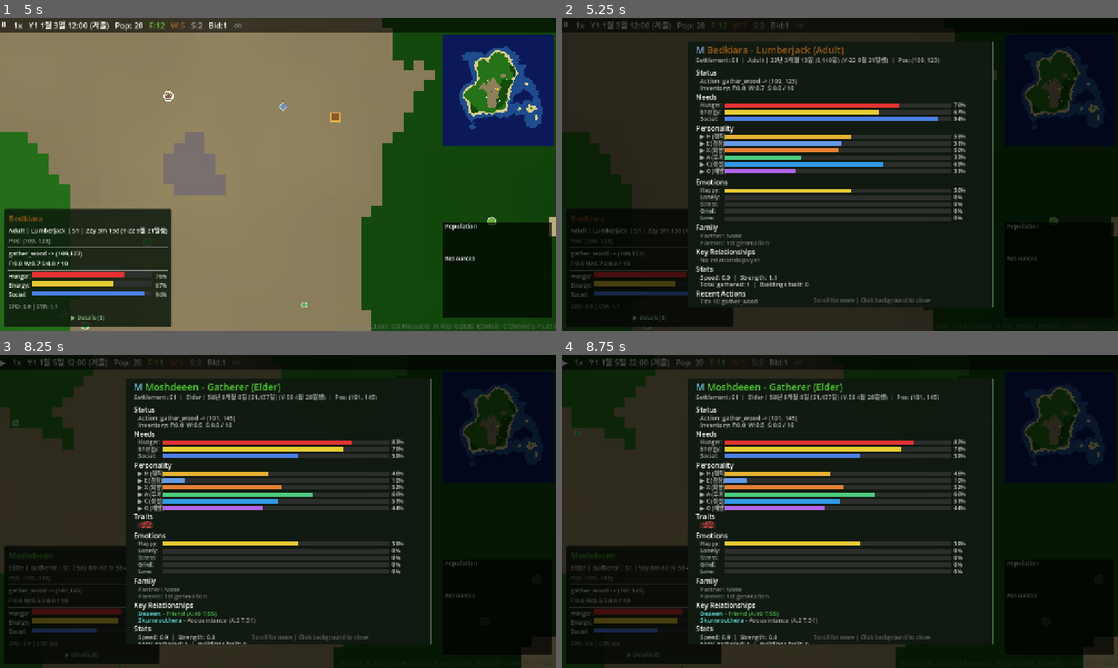
Above: before the commit, frames 1-4 (two rows, left to right).
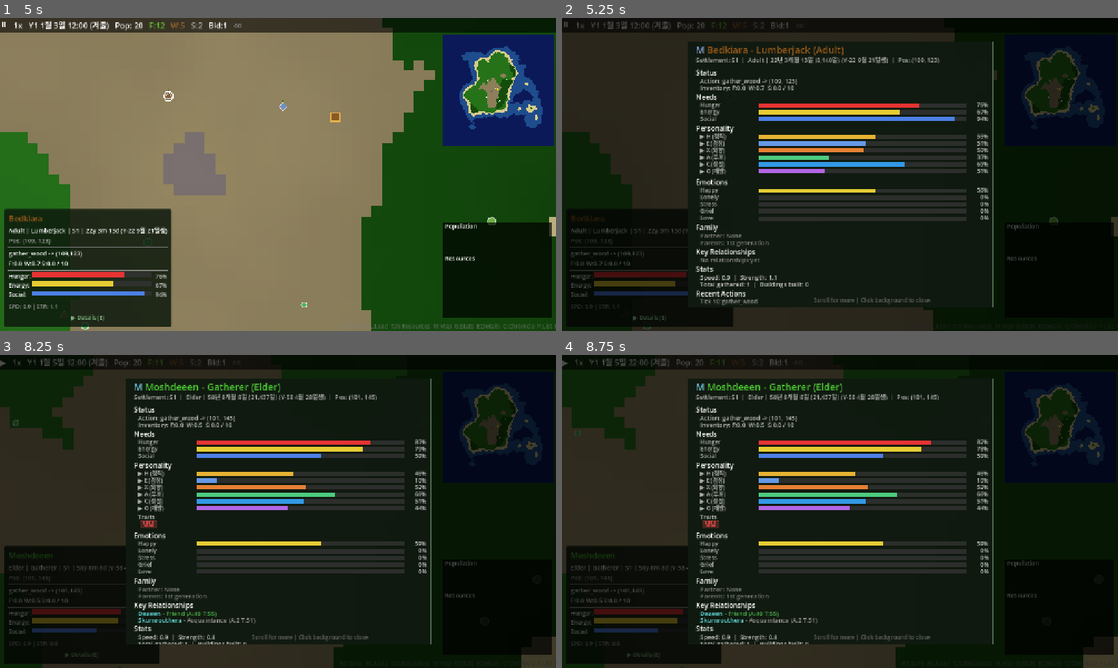
Above: after the commit, the same moments.

Repository: hyunlord/new-world
Game: Godot game, scene res://scenes/main/main.tscn
Two runs of this game, one before a commit and one after it. Both use one fixed random seed, a clock stepped at 60 frames per second and the inputs below.
Inputs (mouse positions are in pixels of both pictures, inside the frame that each line leads up to):
- Up to frame 1 (5 s): tap Enter at 0.5, 3.5 s; drag from (494, 89) to (333, 105) at 0.52 s; drag from (494, 271) to (250, 237) at 1.27 s; tap Space at 2, 3.77 s; move the mouse to (278, 174) at 2.02 s; hold D 2.03-2.75 s; tap Tab at 2.1 s; click (278, 174) at 2.17 s; drag from (250, 237) to (111, 127) at 2.77 s; move the mouse to (444, 221) at 3.52 s; hold A 3.53-4.25 s; tap G at 3.6 s; drag from (111, 127) to (194, 96) at 4.27 s
- Up to frame 2 (5.25 s): click "▶ Details (E)" at 5 s
- Up to frame 3 (8.25 s): tap Space at 5.75, 7.52 s; move the mouse to (278, 511) at 5.77 s; hold S 5.78-6.5 s; tap N at 5.85 s; click (278, 511) at 5.92 s; drag from (194, 433) to (166, 527) at 6.52 s; move the mouse to (400, 495) at 7.27 s; hold W 7.28-8 s; tap P at 7.35 s; drag from (278, 511) to (250, 574) at 8.02 s
- Up to frame 4 (8.75 s): no input

Frame 1 is identical in both runs. In frame 2, 2.5% of the frame differs, in the area x 27-77%, y 26-65%; in frame 3, 2.7%; in frame 4, 2.7%, in the area x 24-77%, y 26-70%.

Commit message:
fix: detail panel bar layout + trait badges + compatibility (T-2015)
- Rewrite _draw_bar() with fixed 130px label / expand bar / 45px percent
- Improve trait badge rendering (larger, colored, better spacing)
- Add personality compatibility % to partner display in Family section

Co-Authored-By: Claude Sonnet 4.5 <noreply@anthropic.com>

Diff:
--- a/scripts/ui/entity_detail_panel.gd
+++ b/scripts/ui/entity_detail_panel.gd
@@ -3,6 +3,7 @@
 
 const GameCalendarScript = preload("res://scripts/core/game_calendar.gd")
 const TraitSystem = preload("res://scripts/systems/trait_system.gd")
+const PersonalitySystem = preload("res://scripts/core/personality_system.gd")
 
 var _entity_manager: RefCounted
 var _building_manager: RefCounted
@@ -142,7 +143,7 @@
 	var font: Font = ThemeDB.fallback_font
 	var cx: float = 20.0
 	var cy: float = 28.0 - _scroll_offset
-	var bar_w: float = panel_w - 80.0
+	var bar_w: float = panel_w - 40.0
 
 	var job_colors: Dictionary = {
 		"none": Color(0.6, 0.6, 0.6), "gatherer": Color(0.3, 0.8, 0.2),
@@ -236,29 +237,36 @@
 			var fkeys: Array = pd.FACET_KEYS[axis_id]
 			for fk in fkeys:
 				var fval: float = pd.facets.get(fk, 0.5)
-				var fname: String = fk.substr(fk.find("_") + 1).replace("_", " ").capitalize()
+				var fname: String = "    " + fk.substr(fk.find("_") + 1).replace("_", " ").capitalize()
 				var dim_color: Color = Color(color.r * FACET_COLOR_DIM, color.g * FACET_COLOR_DIM, color.b * FACET_COLOR_DIM)
 				cy = _draw_bar(font, cx + 25, cy, bar_w - 15, fname, fval, dim_color)
 	cy += 4.0
 
 	# ── Traits ──
 	if pd.active_traits.size() > 0:
-		cy = _draw_section_header(font, cx, cy, "Traits")
-		var trait_x: float = cx + 10
+		var trait_label: String = "Traits"
+		draw_string(font, Vector2(cx + 10, cy + 12), trait_label, HORIZONTAL_ALIGNMENT_LEFT, -1, GameConfig.get_font_size("popup_body"), Color(0.8, 0.8, 0.8))
+		cy += 16.0
+		var trait_x: float = cx + 15
 		for trait_id in pd.active_traits:
 			var tdef: Dictionary = TraitSystem.get_trait_definition(trait_id)
 			var tname: String = tdef.get("name_kr", trait_id)
 			var sentiment: String = tdef.get("sentiment", "neutral")
 			var tcolor: Color = TRAIT_COLORS.get(sentiment, Color.GRAY)
 			var text_w: float = font.get_string_size(tname, HORIZONTAL_ALIGNMENT_LEFT, -1, GameConfig.get_font_size("popup_body")).x
+			# Wrap to next line if too wide
 			if trait_x + text_w + 16 > size.x - 20:
-				cy += 16.0
-				trait_x = cx + 10
-			draw_rect(Rect2(trait_x, cy + 1, text_w + 10, 14), Color(tcolor.r, tcolor.g, tcolor.b, 0.2))
-			draw_rect(Rect2(trait_x, cy + 1, text_w + 10, 14), tcolor, false, 1.0)
-			draw_string(font, Vector2(trait_x + 5, cy + 12), tname, HORIZONTAL_ALIGNMENT_LEFT, -1, GameConfig.get_font_size("popup_body"), tcolor)
-			trait_x += text_w + 16
-		cy += 20.0
+				cy += 18.0
+				trait_x = cx + 15
+			# Badge background (rounded feel with semi-transparent fill)
+			var badge_rect := Rect2(trait_x, cy, text_w + 12, 16)
+			draw_rect(badge_rect, Color(tcolor.r, tcolor.g, tcolor.b, 0.25))
+			# Badge border
+			draw_rect(badge_rect, Color(tcolor.r, tcolor.g, tcolor.b, 0.6), false, 1.0)
+			# Badge text
+			draw_string(font, Vector2(trait_x + 6, cy + 12), tname, HORIZONTAL_ALIGNMENT_LEFT, -1, GameConfig.get_font_size("popup_body"), tcolor)
+			trait_x += text_w + 18
+		cy += 22.0
 	cy += 6.0
 
 	# ── Emotions ──
@@ -297,8 +305,14 @@
 		var name_pos := Vector2(cx + 10 + prefix_w, cy + 12)
 		draw_string(font, name_pos, partner_name, HORIZONTAL_ALIGNMENT_LEFT, -1, GameConfig.get_font_size("popup_body"), Color(0.4, 0.9, 0.9))
 		_register_click_region(name_pos, partner_name, entity.partner_id, font, GameConfig.get_font_size("popup_body"))
-		var suffix: String = " (Love: %d%%)" % love_pct
 		var name_w: float = font.get_string_size(partner_name, HORIZONTAL_ALIGNMENT_LEFT, -1, GameConfig.get_font_size("popup_body")).x
+		# Love + Compatibility suffix
+		var suffix: String = " (Love: %d%%" % love_pct
+		if entity.personality != null and partner_alive and partner != null and partner.personality != null:
+			var compat: float = PersonalitySystem.personality_compatibility(entity.personality, partner.personality)
+			var compat_pct: int = int((compat + 1.0) / 2.0 * 100)
+			suffix += ", Compat: %d%%" % compat_pct
+		suffix += ")"
 		draw_string(font, Vector2(cx + 10 + prefix_w + name_w, cy + 12), suffix, HORIZONTAL_ALIGNMENT_LEFT, -1, GameConfig.get_font_size("popup_body"), Color(0.9, 0.5, 0.6))
 		cy += 16.0
 	else:
@@ -442,13 +456,20 @@
 
 
 func _draw_bar(font: Font, x: float, y: float, w: float, label: String, value: float, color: Color) -> float:
-	draw_string(font, Vector2(x, y + 11), label + ":", HORIZONTAL_ALIGNMENT_LEFT, -1, GameConfig.get_font_size("bar_label"), Color(0.7, 0.7, 0.7))
-	var bar_x: float = x + 55.0
-	var bar_w: float = w - 100.0
+	var label_w: float = 130.0
+	var pct_w: float = 45.0
+	var bar_gap: float = 4.0
 	var bar_h: float = 10.0
+
+	draw_string(font, Vector2(x, y + 11), label, HORIZONTAL_ALIGNMENT_LEFT, int(label_w), GameConfig.get_font_size("bar_label"), Color(0.7, 0.7, 0.7))
+
+	var bar_x: float = x + label_w + bar_gap
+	var bar_w: float = maxf(w - label_w - pct_w - bar_gap * 2, 20.0)
 	draw_rect(Rect2(bar_x, y + 2, bar_w, bar_h), Color(0.2, 0.2, 0.2, 0.8))
 	draw_rect(Rect2(bar_x, y + 2, bar_w * clampf(value, 0.0, 1.0), bar_h), color)
-	draw_string(font, Vector2(bar_x + bar_w + 5, y + 11), "%d%%" % int(value * 100), HORIZONTAL_ALIGNMENT_LEFT, -1, GameConfig.get_font_size("bar_label"), Color(0.8, 0.8, 0.8))
+
+	var pct_x: float = bar_x + bar_w + bar_gap
+	draw_string(font, Vector2(pct_x, y + 11), "%d%%" % int(value * 100), HORIZONTAL_ALIGNMENT_RIGHT, int(pct_w), GameConfig.get_font_size("bar_label"), Color(0.8, 0.8, 0.8))
 	return y + 16.0
 
 
@@ -657,7 +678,7 @@
 		"H": "H (정직)", "E": "E (감정)", "X": "X (외향)",
 		"A": "A (우호)", "C": "C (성실)", "O": "O (개방)",
 	}
-	var bar_w: float = panel_w - 80.0
+	var bar_w: float = panel_w - 40.0
 
 	for axis_id in pd.AXIS_IDS:
 		var axis_val: float = pd.axes.get(axis_id, 0.5)
@@ -679,29 +700,36 @@
 			var fkeys: Array = pd.FACET_KEYS[axis_id]
 			for fk in fkeys:
 				var fval: float = pd.facets.get(fk, 0.5)
-				var fname: String = fk.substr(fk.find("_") + 1).replace("_", " ").capitalize()
+				var fname: String = "    " + fk.substr(fk.find("_") + 1).replace("_", " ").capitalize()
 				var dim_color: Color = Color(color.r * FACET_COLOR_DIM, color.g * FACET_COLOR_DIM, color.b * FACET_COLOR_DIM)
 				cy = _draw_bar(font, cx + 25, cy, bar_w - 15, fname, fval, dim_color)
 	cy += 4.0
 
-	# Traits
+	# ── Traits ──
 	if pd.active_traits.size() > 0:
-		cy = _draw_section_header(font, cx, cy, "Traits")
-		var trait_x: float = cx + 10
+		var trait_label: String = "Traits"
+		draw_string(font, Vector2(cx + 10, cy + 12), trait_label, HORIZONTAL_ALIGNMENT_LEFT, -1, GameConfig.get_font_size("popup_body"), Color(0.8, 0.8, 0.8))
+		cy += 16.0
+		var trait_x: float = cx + 15
 		for trait_id in pd.active_traits:
 			var tdef: Dictionary = TraitSystem.get_trait_definition(trait_id)
 			var tname: String = tdef.get("name_kr", trait_id)
 			var sentiment: String = tdef.get("sentiment", "neutral")
 			var tcolor: Color = TRAIT_COLORS.get(sentiment, Color.GRAY)
 			var text_w: float = font.get_string_size(tname, HORIZONTAL_ALIGNMENT_LEFT, -1, GameConfig.get_font_size("popup_body")).x
+			# Wrap to next line if too wide
 			if trait_x + text_w + 16 > size.x - 20:
-				cy += 16.0
-				trait_x = cx + 10
-			draw_rect(Rect2(trait_x, cy + 1, text_w + 10, 14), Color(tcolor.r, tcolor.g, tcolor.b, 0.2))
-			draw_rect(Rect2(trait_x, cy + 1, text_w + 10, 14), tcolor, false, 1.0)
-			draw_string(font, Vector2(trait_x + 5, cy + 12), tname, HORIZONTAL_ALIGNMENT_LEFT, -1, GameConfig.get_font_size("popup_body"), tcolor)
-			trait_x += text_w + 16
-		cy += 20.0
+				cy += 18.0
+				trait_x = cx + 15
+			# Badge background (rounded feel with semi-transparent fill)
+			var badge_rect := Rect2(trait_x, cy, text_w + 12, 16)
+			draw_rect(badge_rect, Color(tcolor.r, tcolor.g, tcolor.b, 0.25))
+			# Badge border
+			draw_rect(badge_rect, Color(tcolor.r, tcolor.g, tcolor.b, 0.6), false, 1.0)
+			# Badge text
+			draw_string(font, Vector2(trait_x + 6, cy + 12), tname, HORIZONTAL_ALIGNMENT_LEFT, -1, GameConfig.get_font_size("popup_body"), tcolor)
+			trait_x += text_w + 18
+		cy += 22.0
 	cy += 6.0
 
 	# Chronicle events
Not shown, changed: PROGRESS.md
